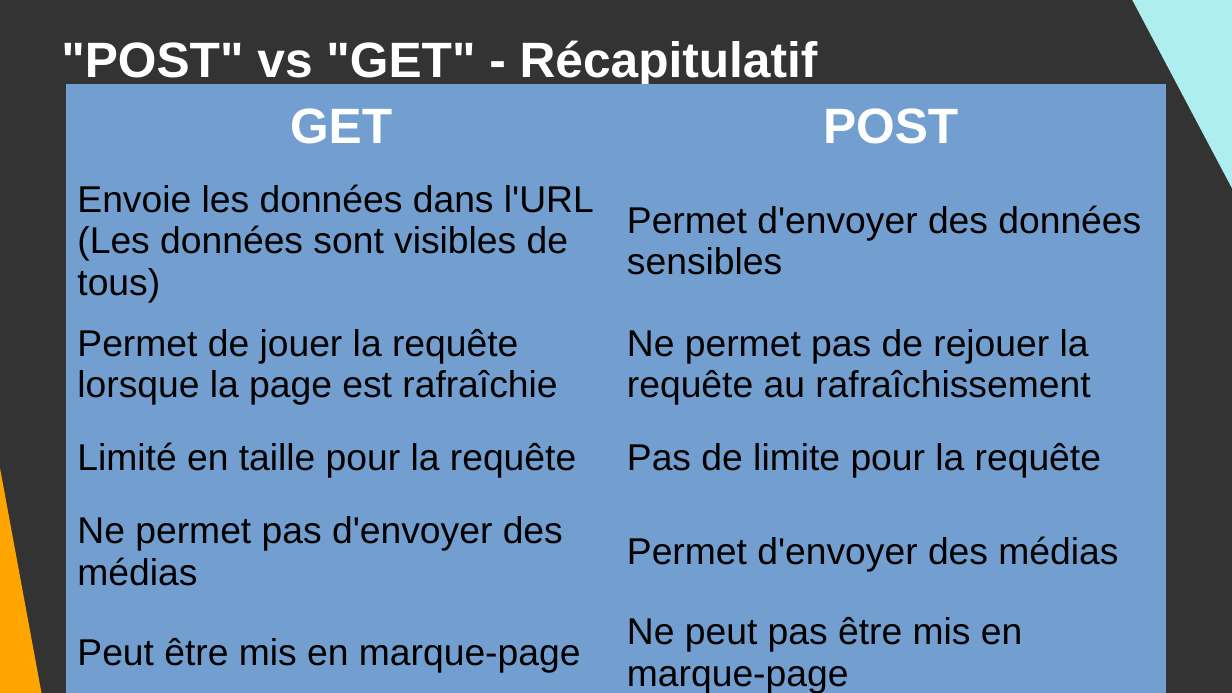
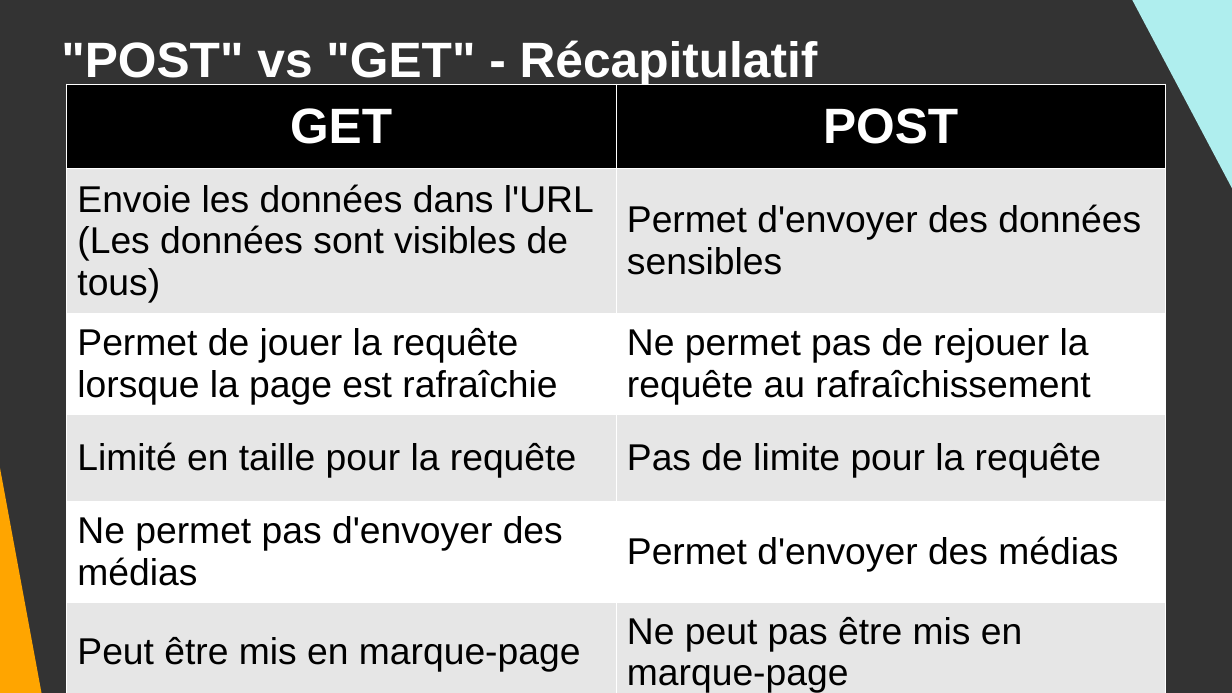
Before and after one commit to DanYellow/cours, a slide deck: slide 16 of integration-web-s1/travaux-pratiques/numero-2/presentation.odp. Drawn at 1232x693 pixels with LibreOffice and Linux fonts; fonts in the diff are those of the drawing. Boxes give left, top, right and bottom in pixels: in the first picture for what was removed or moved away, otherwise in the second. Text is boxed around its words. In the diff, an @@ line names an element or a change of style, - is before the commit and + after.

```diff
--- a/integration-web-s1/travaux-pratiques/numero-2/presentation.odp
+++ b/integration-web-s1/travaux-pratiques/numero-2/presentation.odp
@@ table at (66, 84, 1166, 693) @@
@@ fill #729FCF to #000000 in row 1 @@
@@ fill #729FCF to #E6E6E6 in 6 cells @@
@@ fill #729FCF to #FFFFFF in 4 cells @@
@@ borders changed @@
```
Also in this commit, not shown: 6 other slides changed, 1 other file.
